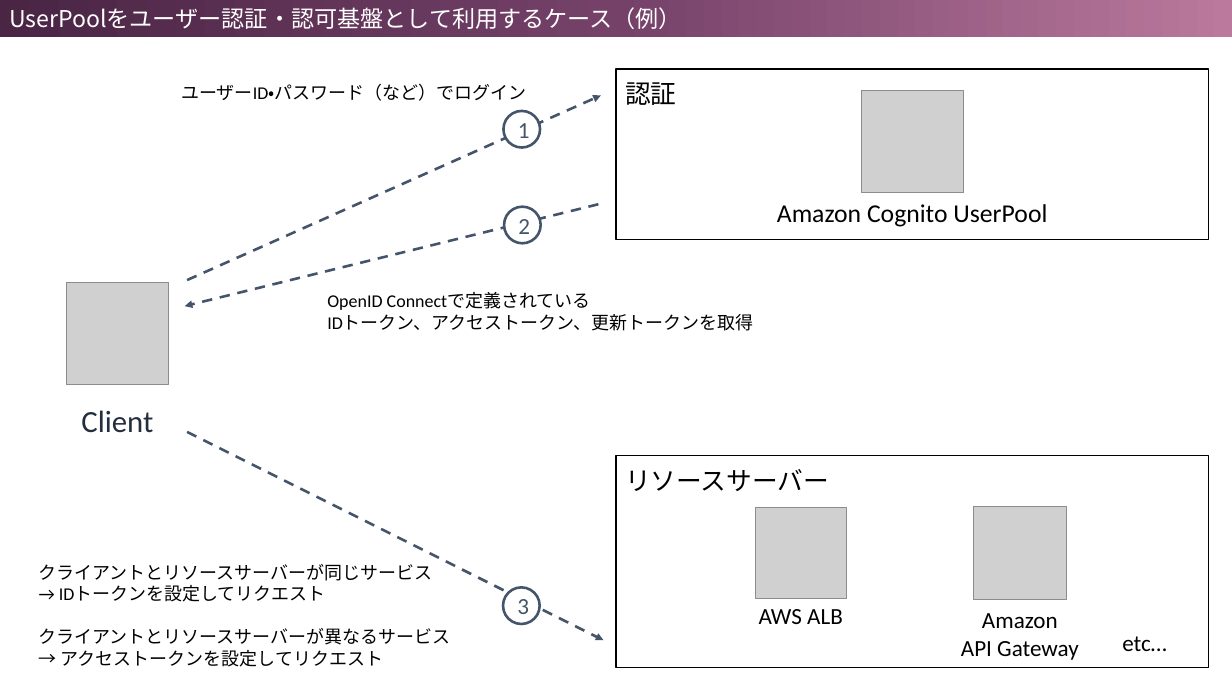
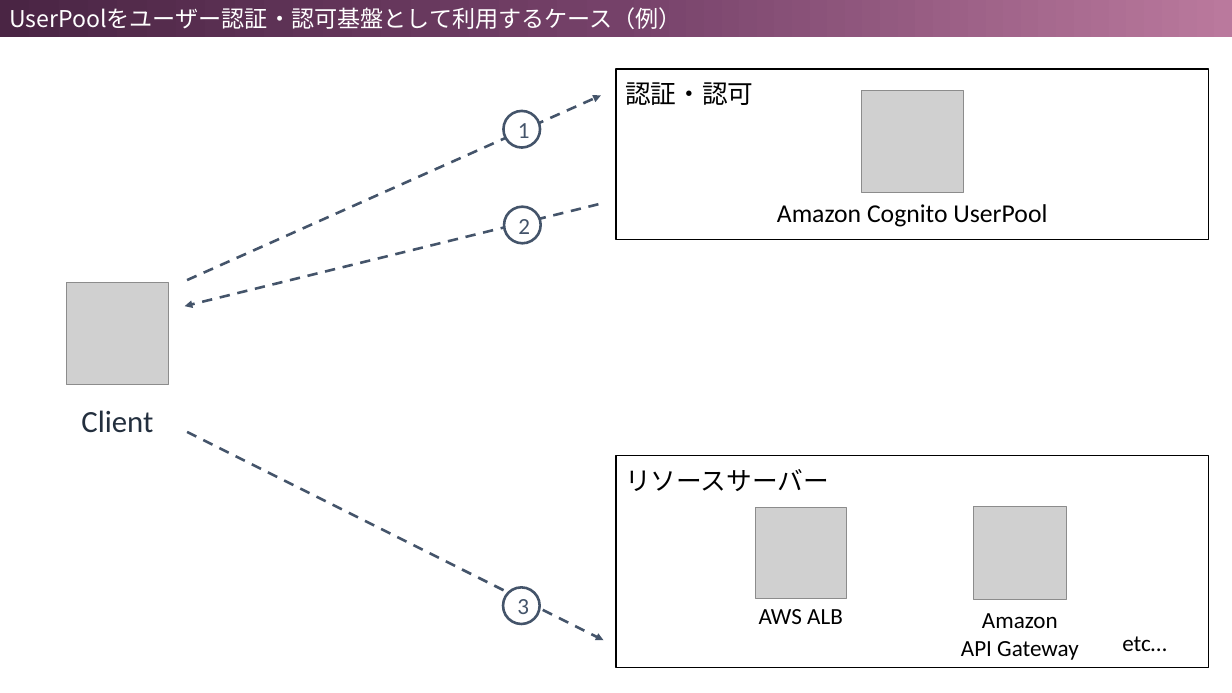
Before and after one commit to xhiroga/cognito-userpool-in-action, a slide deck: slide 1 of images/figures.pptx. Drawn at 1232x693 pixels with LibreOffice and Linux fonts; fonts in the diff are those of the drawing; grey boxes stand for pictures. Boxes give left, top, right and bottom in pixels: in the first picture for what was removed or moved away, otherwise in the second. Text is boxed around its words. In the diff, an @@ line names an element or a change of style, - is before the commit and + after.

```diff
--- a/images/figures.pptx
+++ b/images/figures.pptx
@@ text removed at box(181, 83, 526, 101) @@
-ユーザーID・パスワード（など）でログイン
@@ text in rectangle at box(625, 82, 753, 105): text changed @@
-認証
+認証・認可
@@ text removed at box(327, 293, 754, 331) @@
-OpenID Connectで定義されている
-IDトークン、アクセストークン、更新トークンを取得
@@ text removed at box(39, 564, 451, 667) @@
-クライアントとリソースサーバーが同じサービス
-→ IDトークンを設定してリクエスト
-クライアントとリソースサーバーが異なるサービス
-→ アクセストークンを設定してリクエスト
```
Also in this commit, not shown: 2 slides added, 5 other files.
